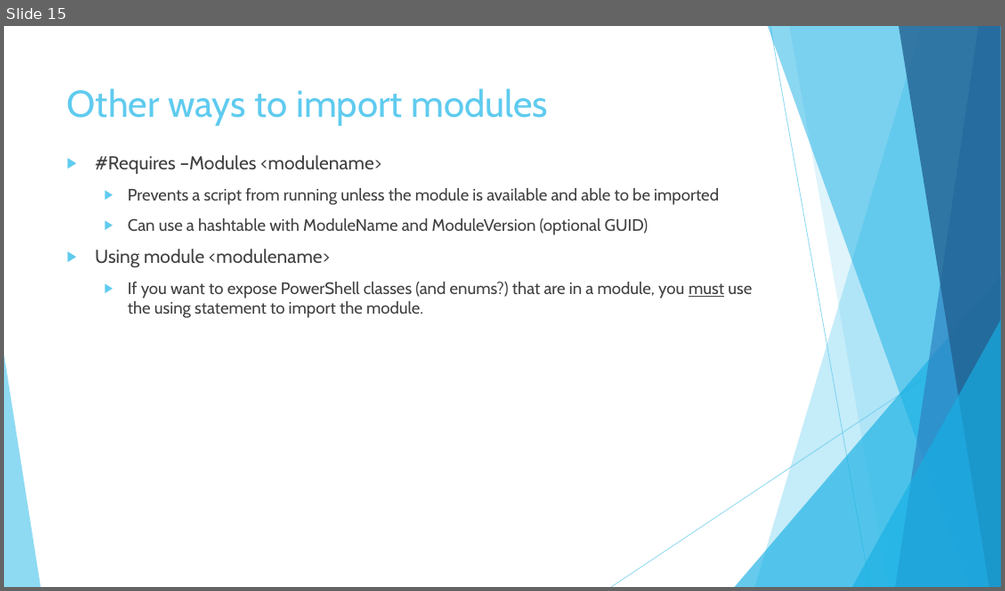
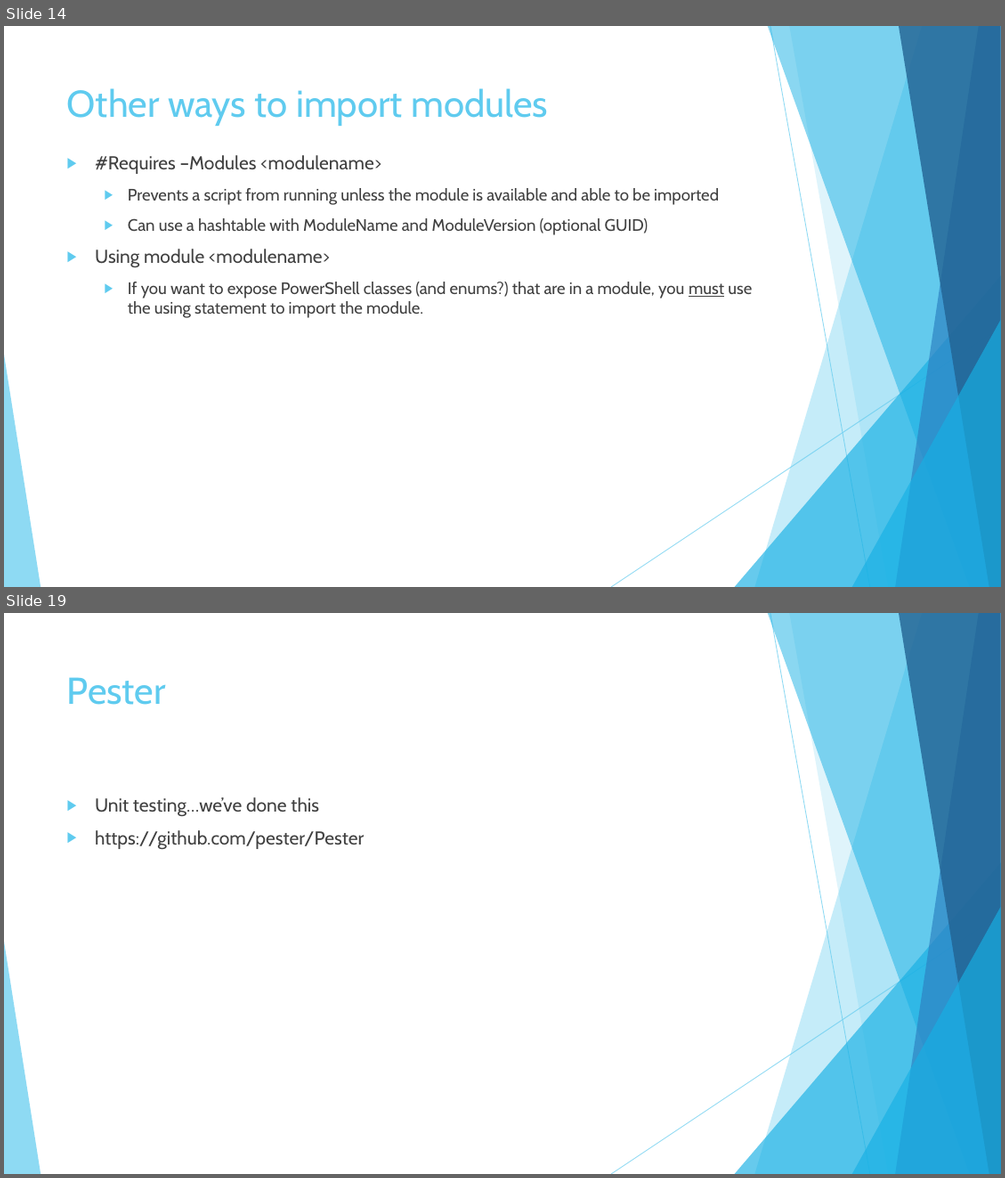
Before and after one commit to MikeShepard/Documents, a slide deck: PowerShell Modules.pptx. Shown one above the other, each under a label of ours: slide 15 before the commit, slides 14 and 19 after it; the slides between them are not shown. The pictures are 1005x591 and 1005x1178 pixels, drawn with LibreOffice and Linux fonts; fonts in the diff are those of the drawing. Boxes give left, top, right and bottom in pixels: in the first picture for what was removed or moved away, otherwise in the second. Text is boxed around its words. In the diff, an @@ line names an element or a change of style, - is before the commit and + after.

Commit message:
Added slides about "module tooling"
Psake, plaster, pester, platyps, psdeploy, buildhelpers

```diff
--- a/PowerShell Modules.pptx
+++ b/PowerShell Modules.pptx
@@ slide 19 added at [4,613,1001,1174], background #FFFFFF; not listed: 10 template elements that a slide beside it also shows @@
@@ title added at [67,677,166,705], 36 pt, text #5FCBEF @@
+Pester
@@ text added at [95,797,364,850], 18 pt, text #404040 @@
+▶ Unit testing…we’ve done this
+▶ https://github.com/pester/Pester
@@ what was slide 15 is now slide 14 @@
```
Also in this commit, not shown: 2 slides changed, 6 other slides added, 1 slide removed.
